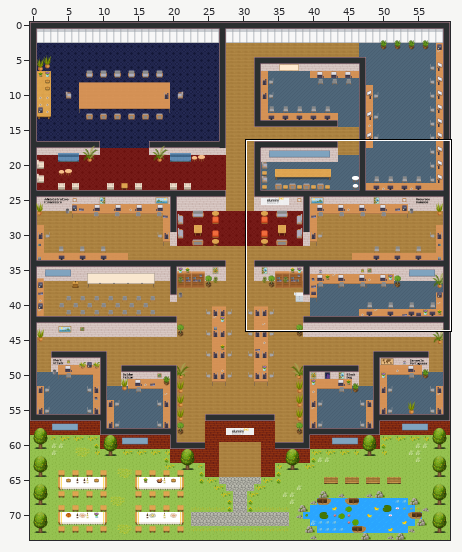
Level history. Tiled map (JSON): maps/novo_map.tmj. The picture above shows the old version from afar; the outline marks the close-up.
Close-up. As it was:
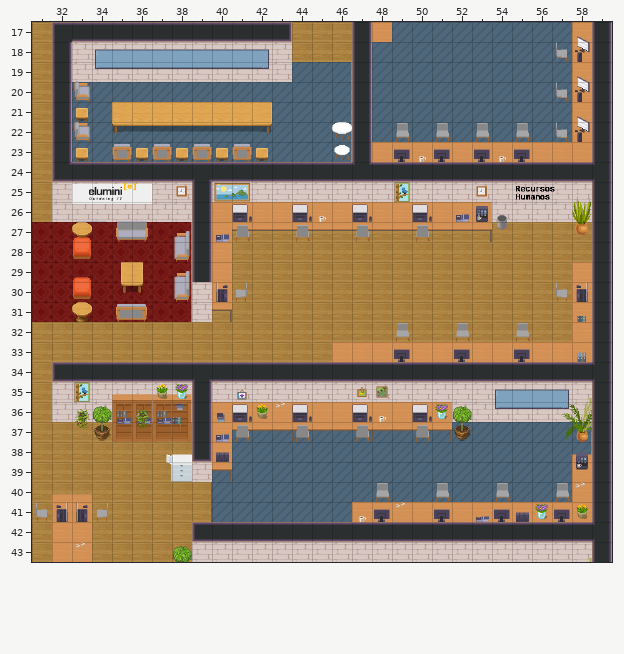
Cells are 32x32 px. Shown: x 31..59, y 17..43. The commit also changed other parts of the map, which this record leaves out.
The result:
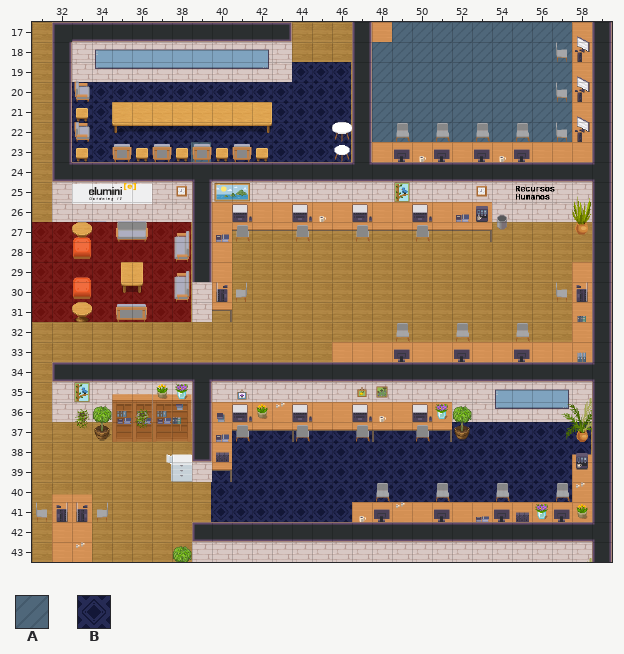
Key: from "WA_Room_Builder": A 360, B 362.
_ is an empty cell.
Difference:
Layer "floor":
y 19: x 44..46 AAA -> BBB
y 20: x 33..46 AAAAAAAAAAAAAA -> BBBBBBBBBBBBBB
y 21: x 33..35 AAA -> BBB; x 43..46 AAAA -> BBBB
y 22: x 33..46 AAAAAAAAAAAAAA -> BBBBBBBBBBBBBB
y 23: x 33..38 AAAAAA -> BBBBBB; x 40..46 AAAAAAA -> BBBBBBB
y 37..38: x 41..58 AAAAAAAAAAAAAAAAAA -> BBBBBBBBBBBBBBBBBB
y 39..40: x 40..58 AAAAAAAAAAAAAAAAAAA -> BBBBBBBBBBBBBBBBBBB
y 41: x 40..47 AAAAAAAA -> BBBBBBBB
Changed places in both close-ups, as pixel boxes (x1, y1, x2, y2):
changed: (72, 62, 351, 162)
changed: (211, 422, 591, 522)
